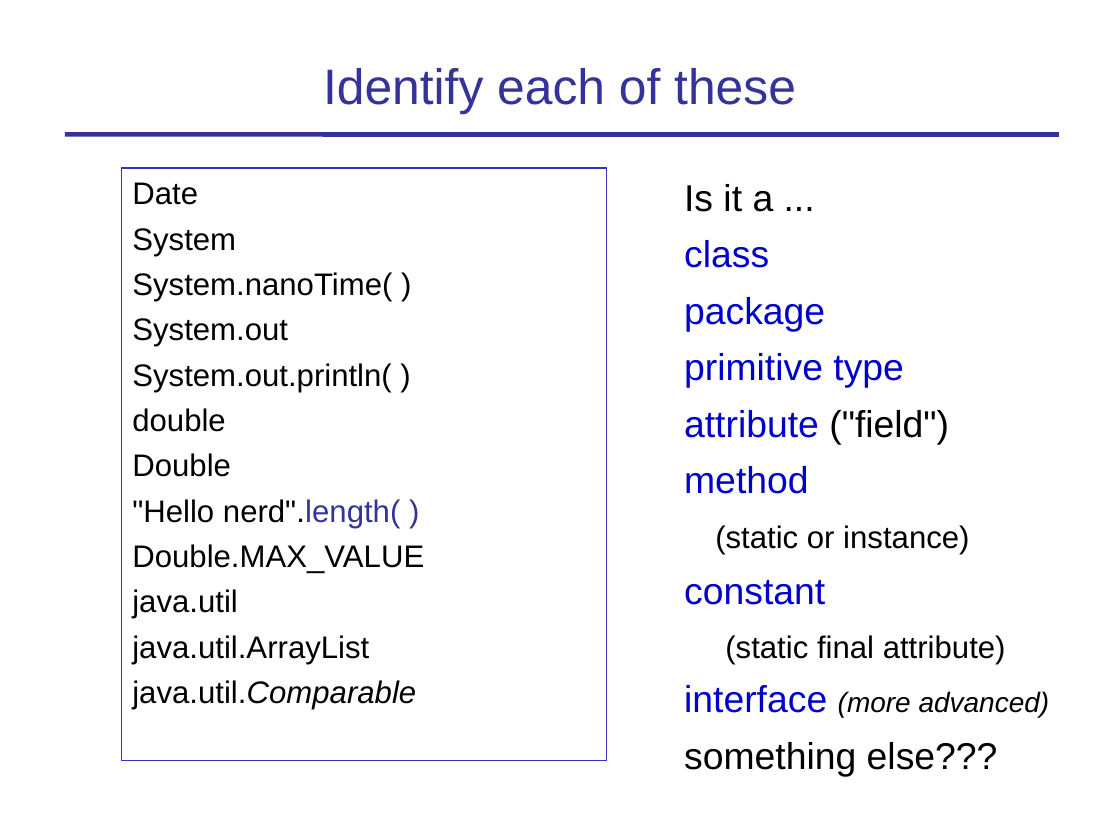
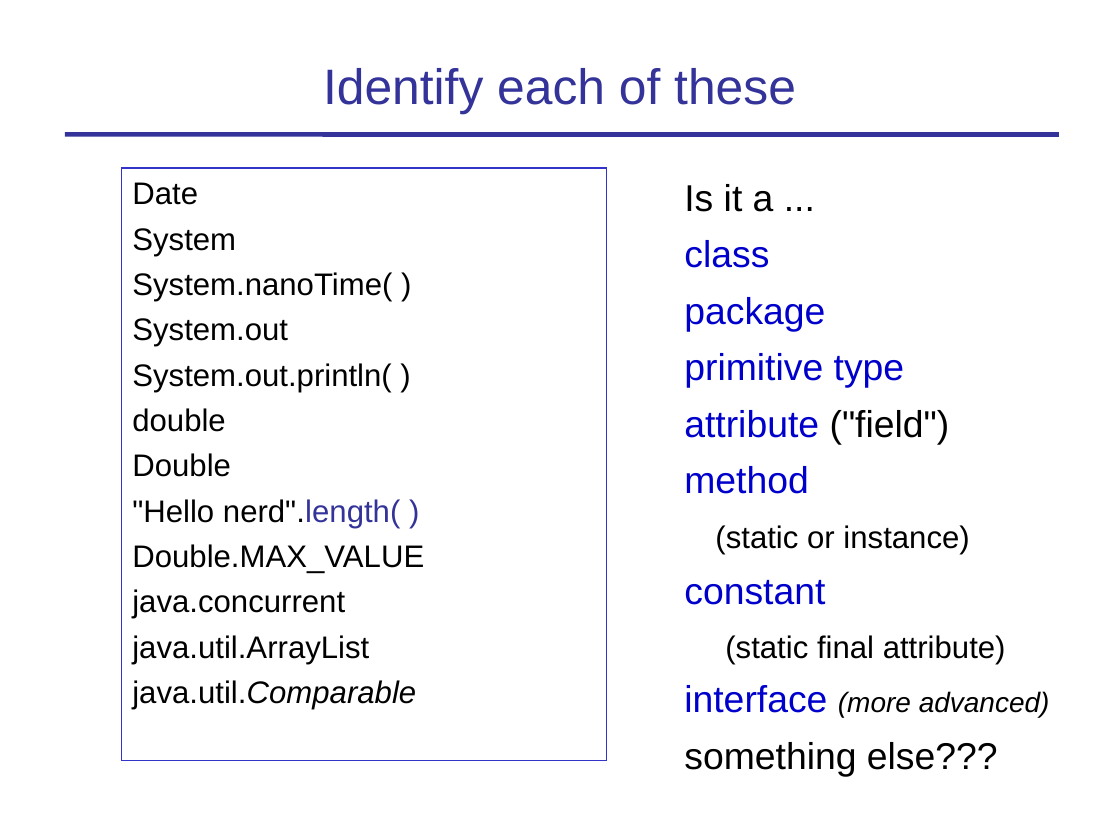
Before and after one commit to skeoop/skeoop.github.io, a slide deck: slide 4 of week1/2-Coding-Standard-and-Javadoc.ppt. Drawn at 1120x840 pixels with LibreOffice and Linux fonts; fonts in the diff are those of the drawing. Boxes give left, top, right and bottom in pixels: in the first picture for what was removed or moved away, otherwise in the second. Text is boxed around its words. In the diff, an @@ line names an element or a change of style, - is before the commit and + after.

```diff
--- a/week1/2-Coding-Standard-and-Javadoc.ppt
+++ b/week1/2-Coding-Standard-and-Javadoc.ppt
@@ text in rectangle at (x1=132, y1=589, x2=345, y2=619): text changed @@
-java.util
+java.concurrent
```
Also in this commit, not shown: 1 other slide changed, 4 other files.
